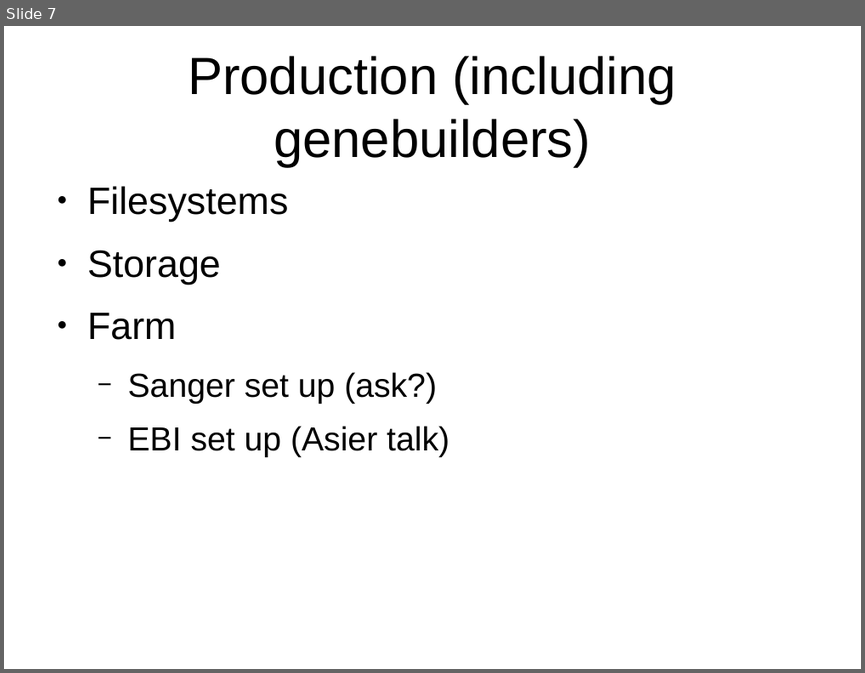
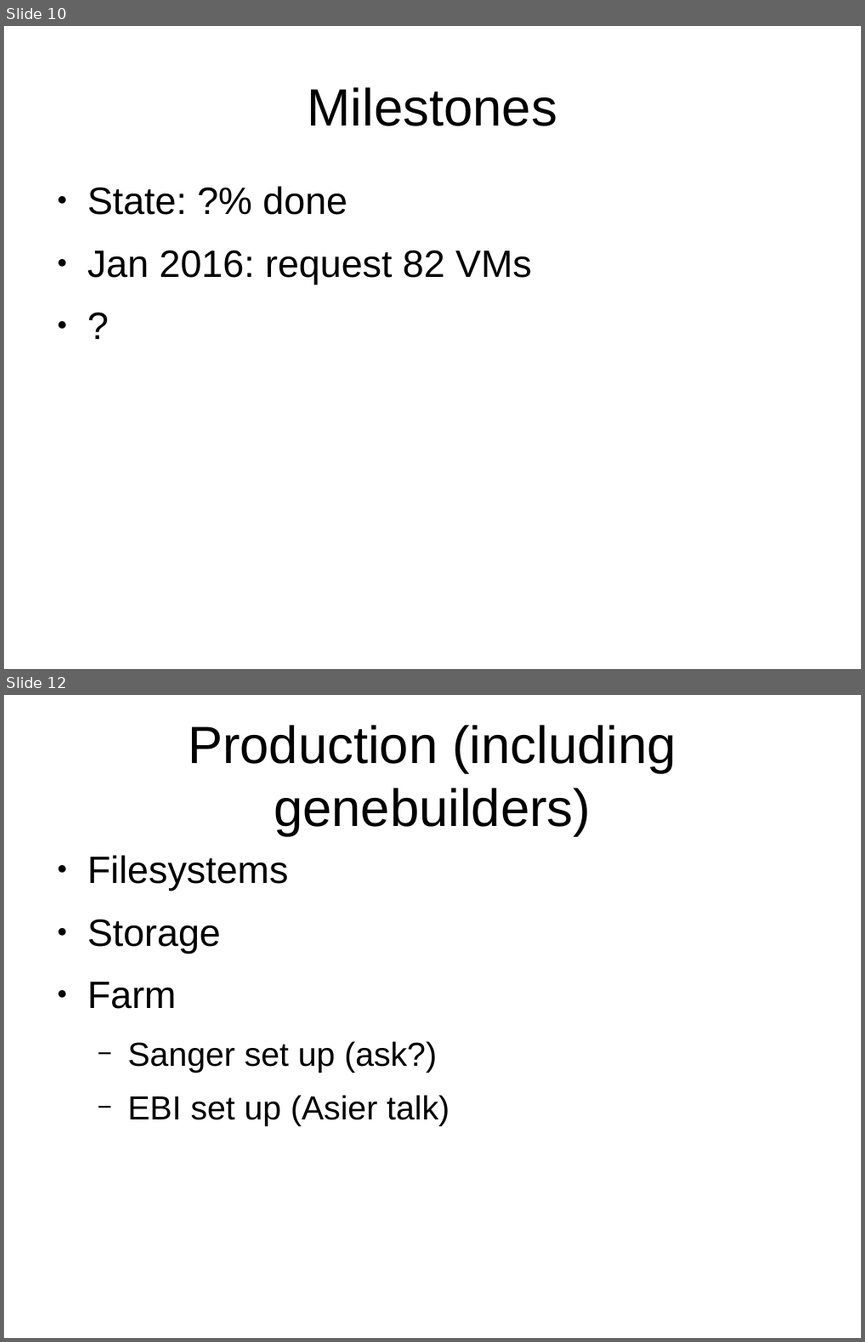
Before and after one commit to avullo/ensembl-migration-pm, a slide deck: data-review-10-16/talk.odp. Shown one above the other, each under a label of ours: slide 7 before the commit, slides 10 and 12 after it; the slides between them are not shown. The pictures are 865x673 and 865x1342 pixels, drawn with LibreOffice and Linux fonts; fonts in the diff are those of the drawing; background and template pictures are left out. Boxes give left, top, right and bottom in pixels: in the first picture for what was removed or moved away, otherwise in the second. Text is boxed around its words. In the diff, an @@ line names an element or a change of style, - is before the commit and + after.

```diff
--- a/data-review-10-16/talk.odp
+++ b/data-review-10-16/talk.odp
@@ slide 10 added at [4,26,861,669], background #FFFFFF @@
@@ title added at [307,87,557,126], 44 pt, text #000000 @@
+Milestones
@@ text added at [87,186,532,284], 32 pt, text #000000 @@
+● State: ?% done
+● Jan 2016: request 82 VMs
+● ?
@@ what was slide 7 is now slide 12 @@
```
Also in this commit, not shown: 2 slides changed, 7 other slides added, 3 slides removed, 2 other files.
